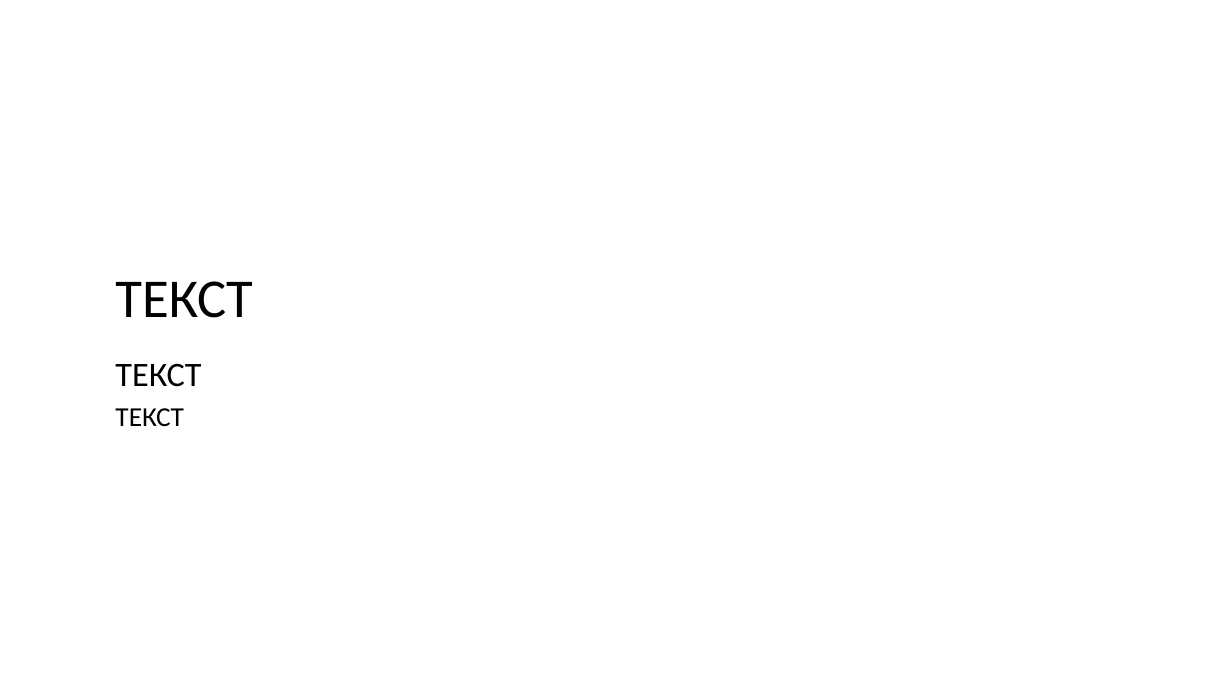
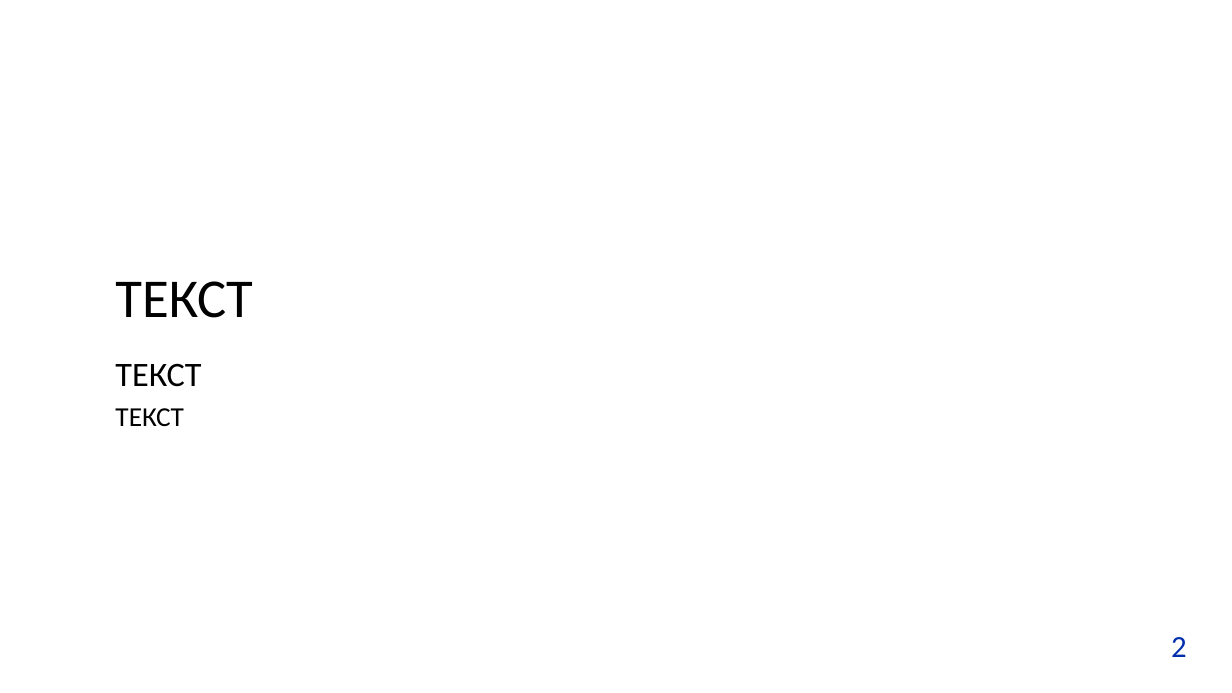
Before and after one commit to yungvldai/diploma, a slide deck: slide 2 of presentation/production.pptx. Drawn at 1232x693 pixels with LibreOffice and Linux fonts; fonts in the diff are those of the drawing; background and template pictures are left out. Boxes give left, top, right and bottom in pixels: in the first picture for what was removed or moved away, otherwise in the second. Text is boxed around its words. In the diff, an @@ line names an element or a change of style, - is before the commit and + after.

```diff
--- a/presentation/production.pptx
+++ b/presentation/production.pptx
@@ text added at (1171,637,1187,657), 18 pt, text #0230AC @@
+2
```
Also in this commit, not shown: 1 other slide changed, 2 slides added, 12 other files.
